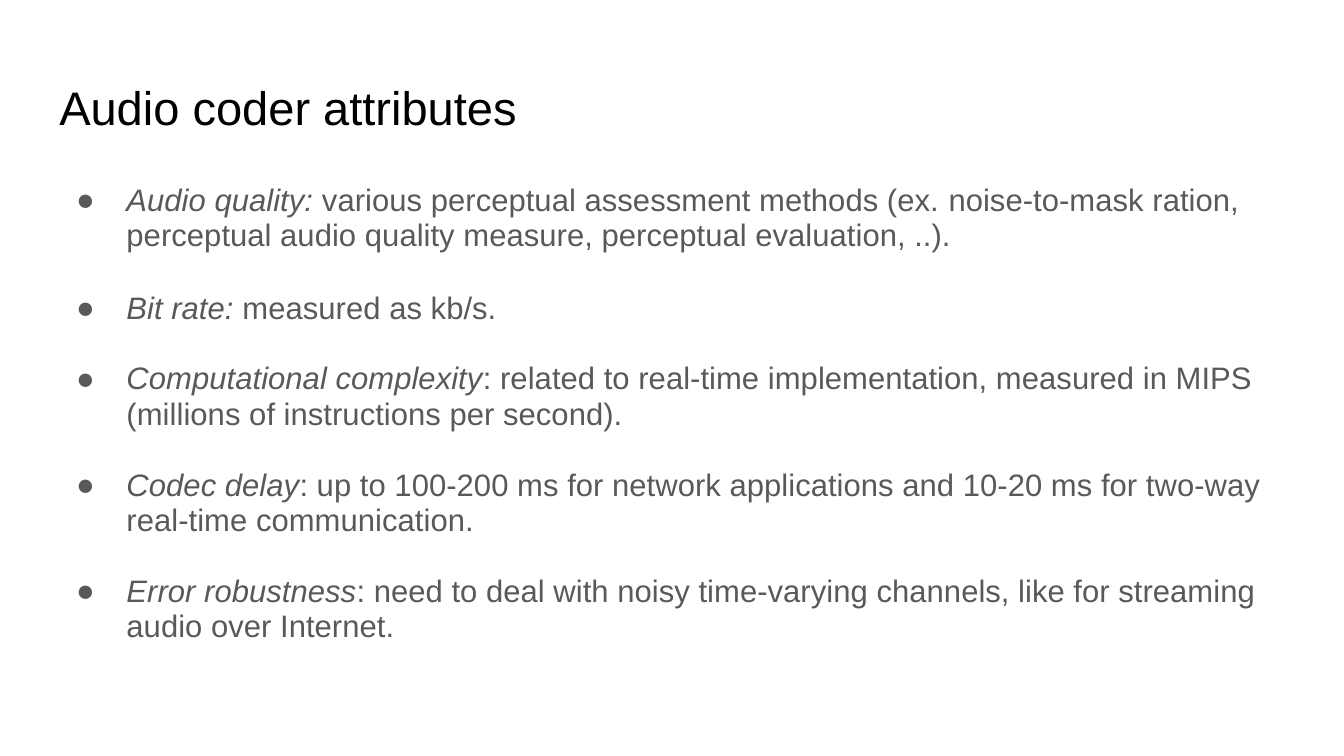
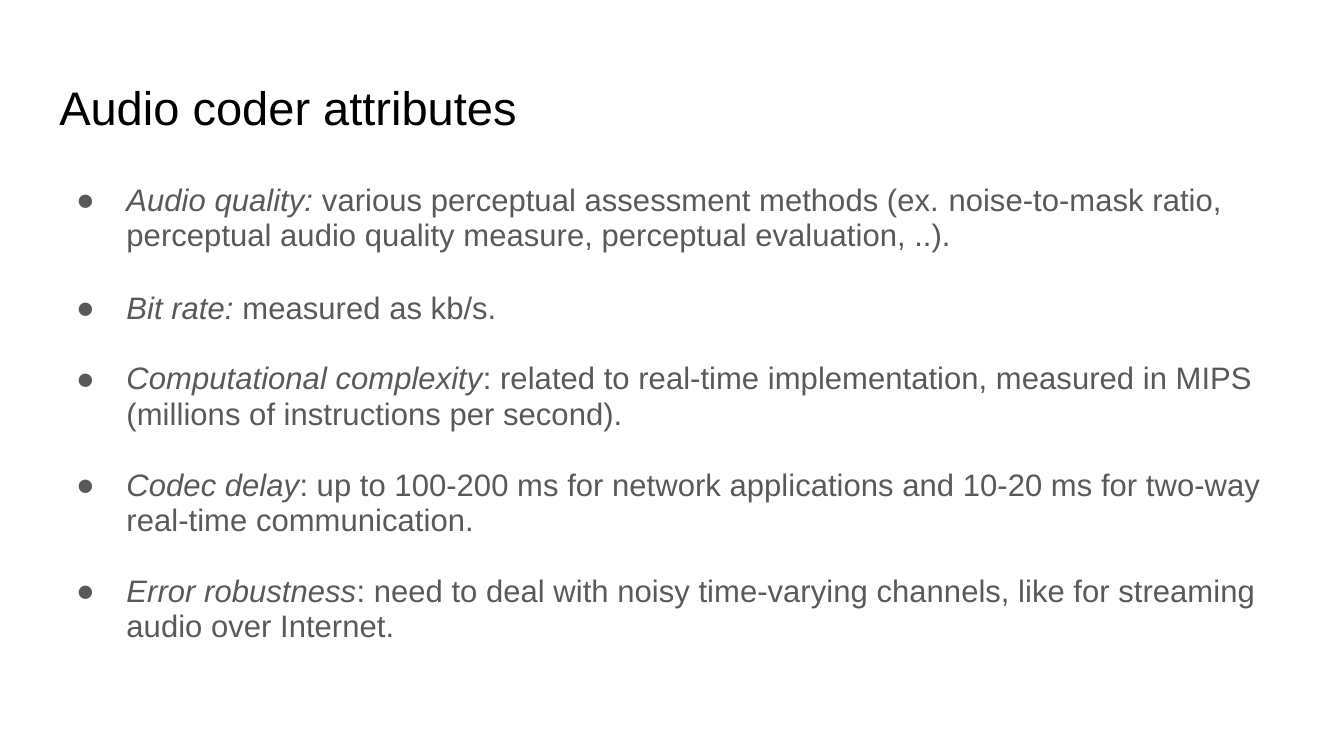
Before and after one commit to xserra/audio-coding-materials, a slide deck: slide 8 of lectures/1. Introduction to audio coding.pptx. Drawn at 1344x756 pixels with LibreOffice and Linux fonts; fonts in the diff are those of the drawing. Boxes give left, top, right and bottom in pixels: in the first picture for what was removed or moved away, otherwise in the second. Text is boxed around its words. In the diff, an @@ line names an element or a change of style, - is before the commit and + after.

```diff
--- a/lectures/1. Introduction to audio coding.pptx
+++ b/lectures/1. Introduction to audio coding.pptx
@@ text at [126,188,1221,252]: text changed @@
-● Audio quality: various perceptual assessment methods (ex. noise-to-mask ration, perceptual audio quality measure, perceptual evaluation, ..).
+● Audio quality: various perceptual assessment methods (ex. noise-to-mask ratio, perceptual audio quality measure, perceptual evaluation, ..).
```
Also in this commit, not shown: 1 other file.
